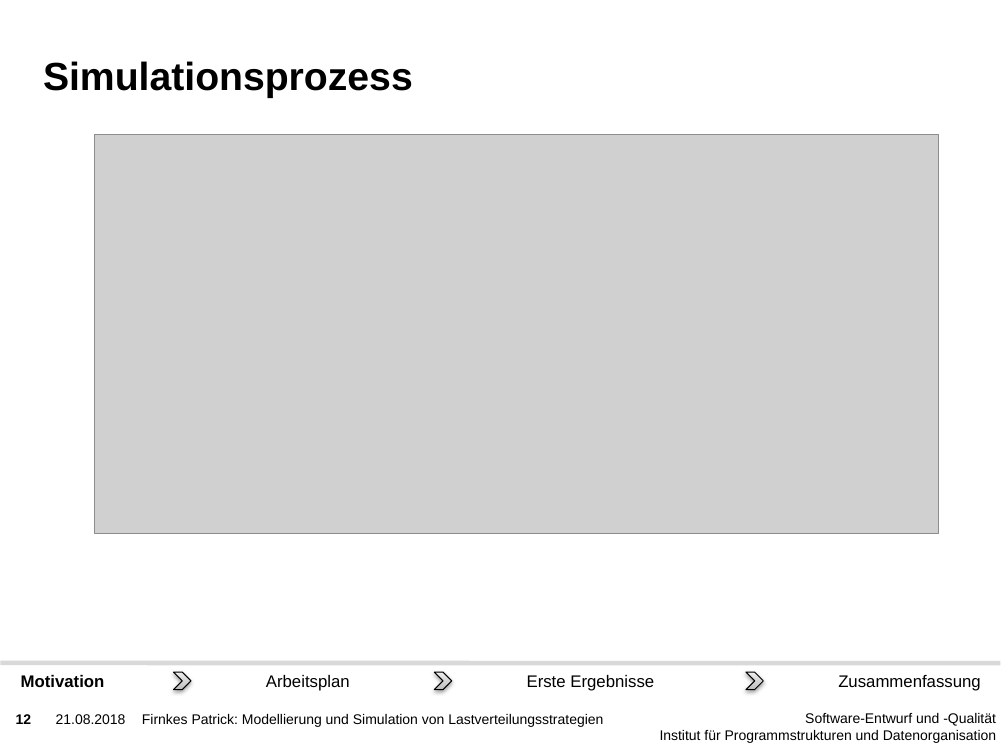
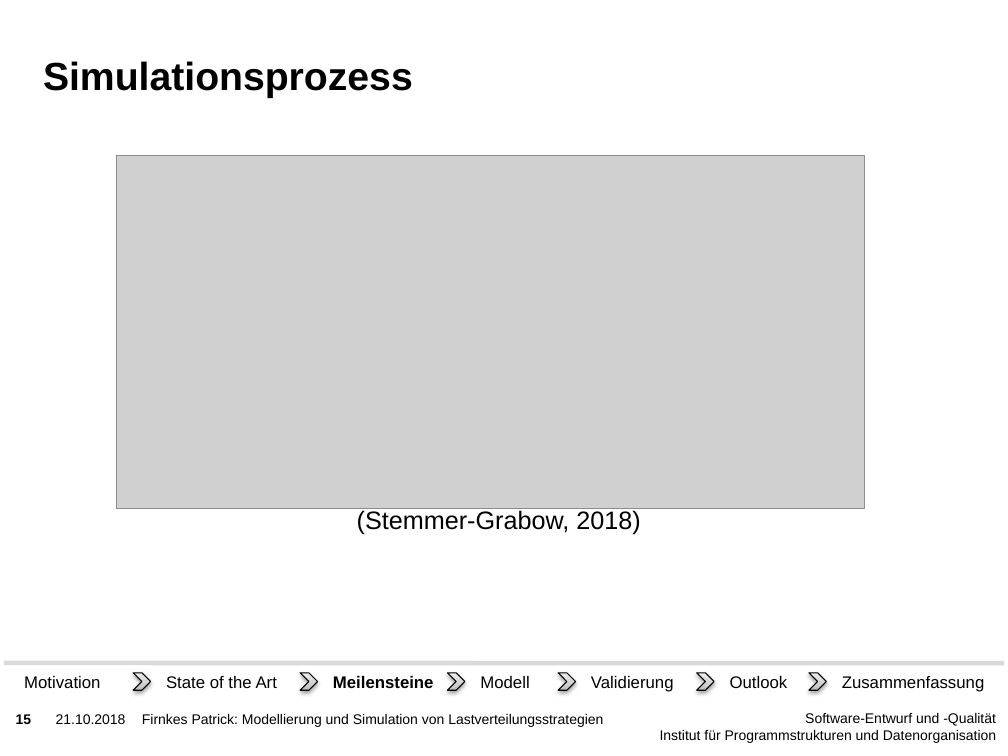
Before and after one commit to PatFirn/wlcg-loadbalancing, a slide deck: slide 15 of presentations/abschluss.pptx (slide 12 before the commit). Drawn at 1008x756 pixels with LibreOffice and Linux fonts; fonts in the diff are those of the drawing; grey boxes stand for pictures; background and template pictures are left out. Boxes give left, top, right and bottom in pixels: in the first picture for what was removed or moved away, otherwise in the second. Text is boxed around its words. In the diff, an @@ line names an element or a change of style, - is before the commit and + after.

```diff
--- a/presentations/abschluss.pptx
+++ b/presentations/abschluss.pptx
@@ picture: place and size @@
-picture at bbox=[95, 134, 938, 533]
+picture at bbox=[117, 155, 865, 508]
@@ text added at bbox=[357, 510, 640, 535], 18 pt, text #000000 @@
+(Stemmer-Grabow, 2018)
@@ line moved from (0, 663) - (1001, 663) to (4, 663) - (1004, 663) @@
@@ text "Motivation" at bbox=[24, 676, 100, 688]: bold off @@
@@ chevron: place and size @@
-chevron at bbox=[173, 672, 191, 689]
+chevron at bbox=[133, 672, 150, 689]
@@ text removed at bbox=[266, 675, 350, 691] @@
-Arbeitsplan
@@ chevron: place and size @@
-chevron at bbox=[434, 672, 452, 689]
+chevron at bbox=[448, 672, 465, 689]
@@ text removed at bbox=[527, 675, 654, 691] @@
-Erste Ergebnisse
@@ chevron: place and size @@
-chevron at bbox=[746, 672, 763, 689]
+chevron at bbox=[697, 672, 714, 689]
@@ group added at bbox=[166, 672, 827, 692]: 5 texts, 3 chevrons @@
+Meilensteine
+State of the Art
+Modell
+Validierung
+Outlook
@@ text "Zusammenfassung": place and size @@
-text "Zusammenfassung" at bbox=[838, 675, 981, 691]
+text "Zusammenfassung" at bbox=[842, 676, 985, 692]
@@ page number at bbox=[16, 714, 32, 724]: text changed @@
-12
+15
@@ text at bbox=[56, 714, 126, 724]: text changed @@
-21.08.2018
+21.10.2018
```
Also in this commit, not shown: 25 other slides changed, 7 slides added, 8 slides removed.
